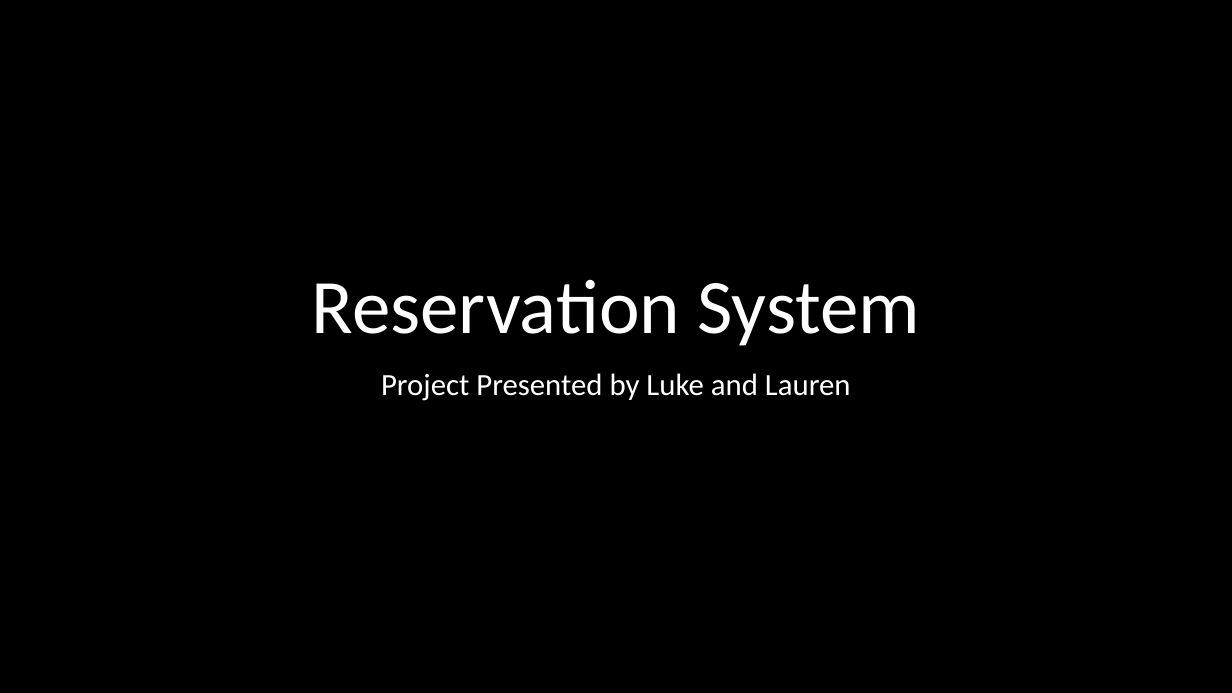
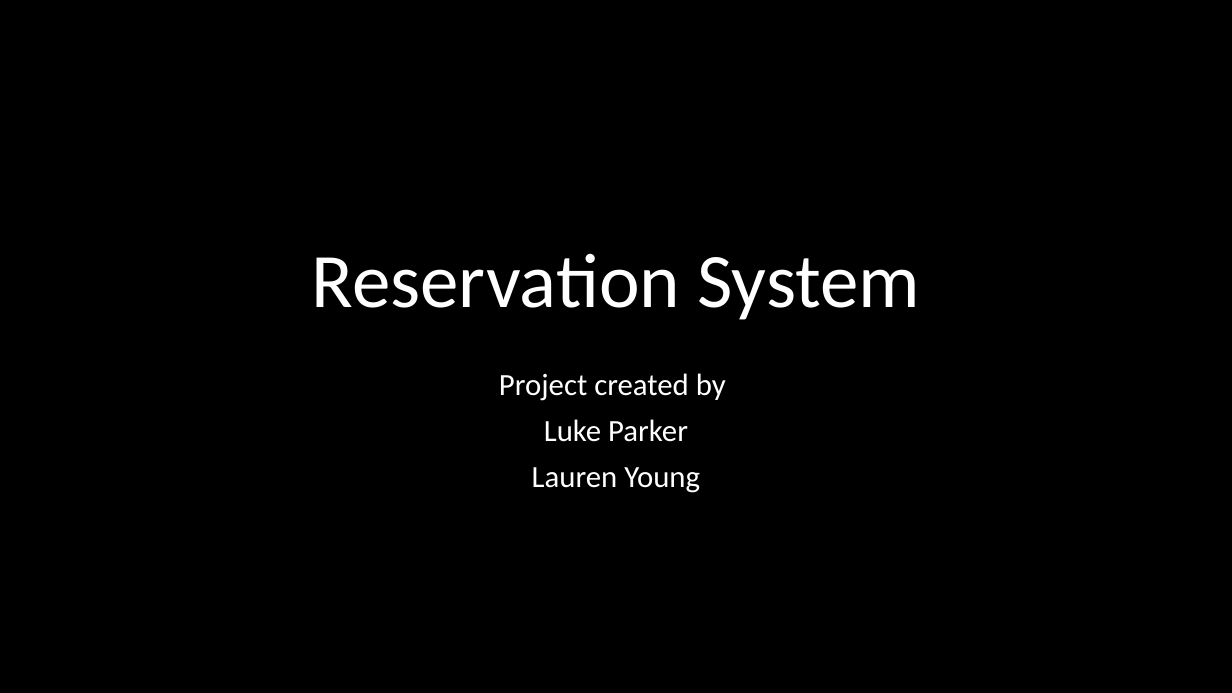
Before and after one commit to Luke4Parker/ReservationSystem, a slide deck: slide 1 of ReservationSystem/ReservationSystem/Reservation System.pptx. Drawn at 1232x693 pixels with LibreOffice and Linux fonts; fonts in the diff are those of the drawing; background and template pictures are left out. Boxes give left, top, right and bottom in pixels: in the first picture for what was removed or moved away, otherwise in the second. Text is boxed around its words. In the diff, an @@ line names an element or a change of style, - is before the commit and + after.

```diff
--- a/ReservationSystem/ReservationSystem/Reservation System.pptx
+++ b/ReservationSystem/ReservationSystem/Reservation System.pptx
@@ title "Reservation System": place and size @@
-title "Reservation System" at bbox=[312, 279, 920, 346]
+title "Reservation System" at bbox=[312, 253, 920, 320]
@@ subtitle at bbox=[499, 373, 726, 493]: text changed @@
-Project Presented by Luke and Lauren
+Project created by
+Luke Parker
+Lauren Young
```
Also in this commit, not shown: 11 other slides changed, 2 slides added, 1 slide removed, 4 other files.
